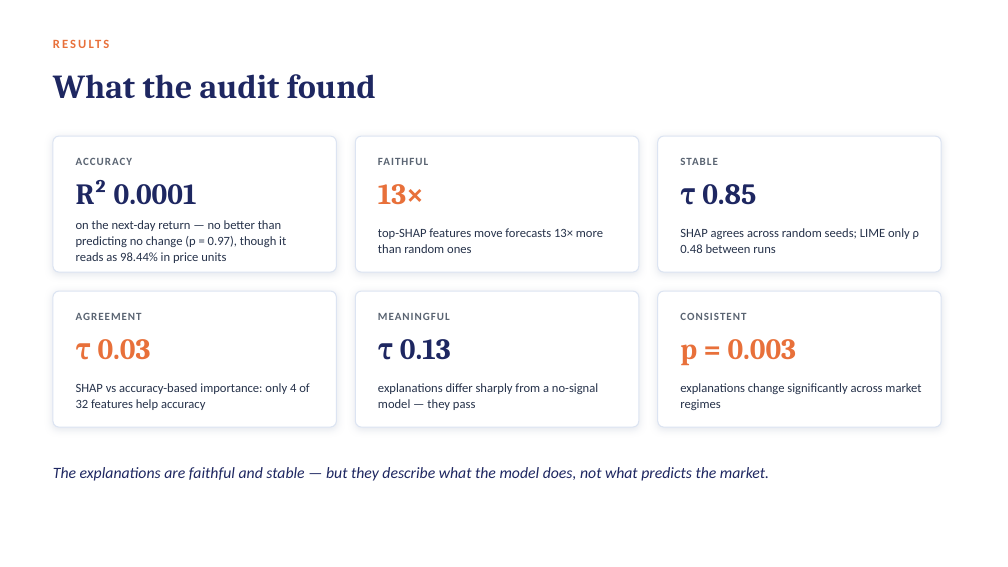
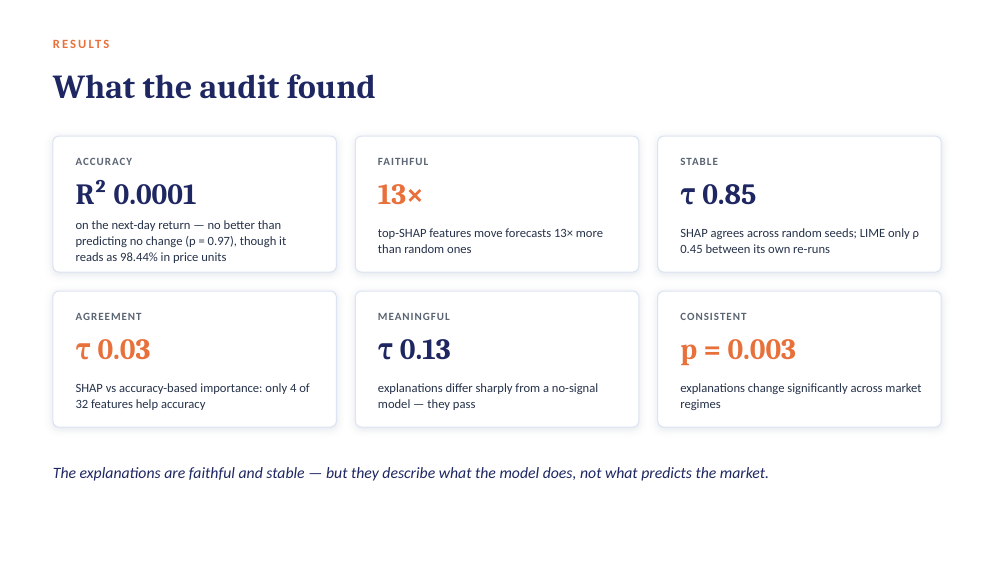
Before and after one commit to occasional-thoughts/trustworthy-xai-stock-forecasting, a slide deck: slide 10 of LIT_REVIEW_SLIDES.pptx. Drawn at 1008x567 pixels with LibreOffice and Linux fonts; fonts in the diff are those of the drawing. Boxes give left, top, right and bottom in pixels: in the first picture for what was removed or moved away, otherwise in the second. Text is boxed around its words. In the diff, an @@ line names an element or a change of style, - is before the commit and + after.

```diff
--- a/LIT_REVIEW_SLIDES.pptx
+++ b/LIT_REVIEW_SLIDES.pptx
@@ text at (x1=680, y1=228, x2=919, y2=253): text changed @@
-SHAP agrees across random seeds; LIME only ρ 0.48 between runs
+SHAP agrees across random seeds; LIME only ρ 0.45 between its own re-runs
```
Also in this commit, not shown: 12 other files.
